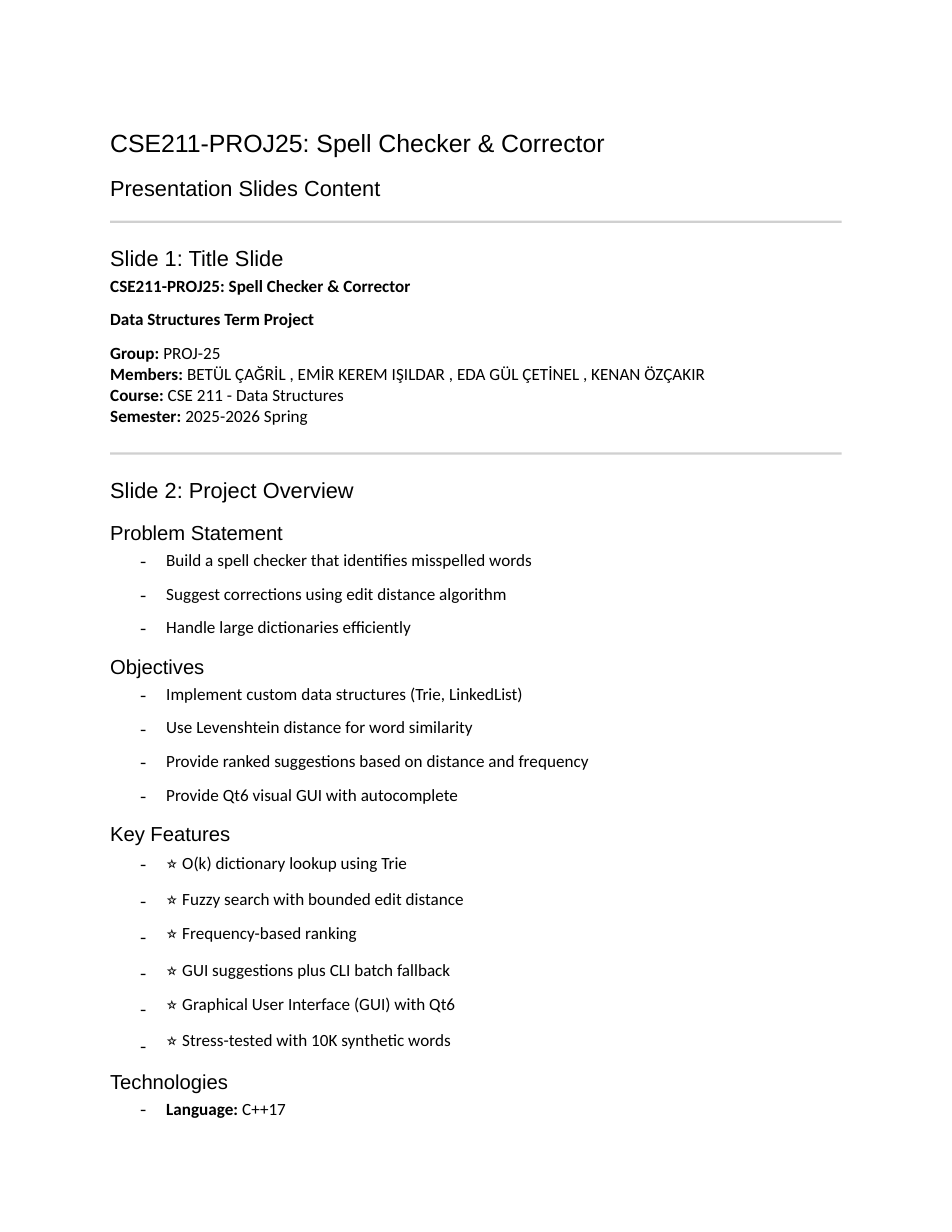
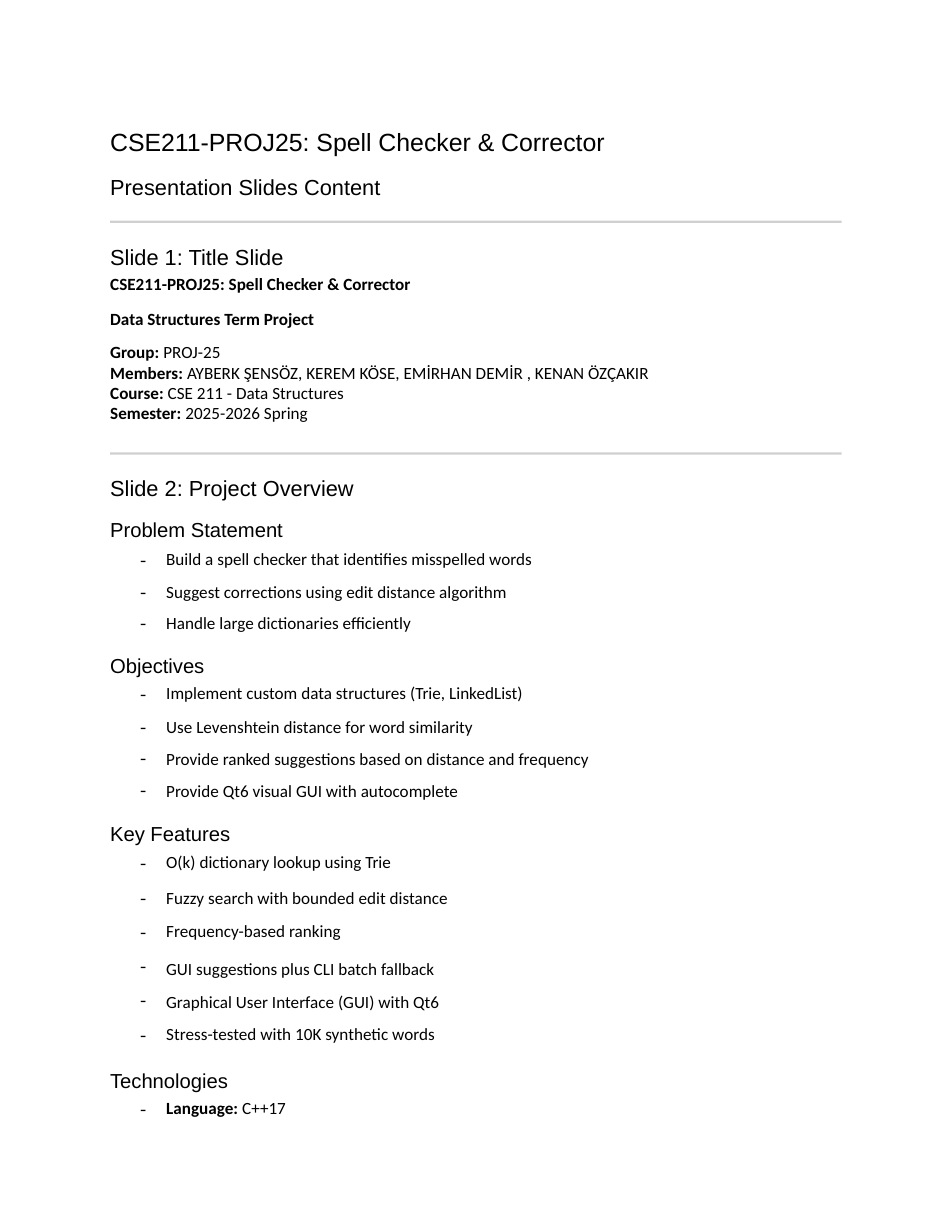
Before and after one commit to KenanOzcakir/Yeditepe-CSE-211-SpringTermProject, a slide deck: slide 1 of docs/presentation.pptx. Drawn at 952x1232 pixels with LibreOffice and Linux fonts; fonts in the diff are those of the drawing; grey boxes stand for pictures. Boxes give left, top, right and bottom in pixels: in the first picture for what was removed or moved away, otherwise in the second. Text is boxed around its words. In the diff, an @@ line names an element or a change of style, - is before the commit and + after.

```diff
--- a/docs/presentation.pptx
+++ b/docs/presentation.pptx
@@ text "Slide 1: Title Slide" at [110, 249, 410, 293]: line spacing 15.7pt to 15pt; line spacing 13.4pt to 13pt @@
@@ text at [110, 365, 648, 382]: text changed @@
-Members: BETÜL ÇAĞRİL , EMİR KEREM IŞILDAR , EDA GÜL ÇETİNEL , KENAN ÖZÇAKIR
+Members: AYBERK ŞENSÖZ, KEREM KÖSE, EMİRHAN DEMİR , KENAN ÖZÇAKIR
@@ text at [110, 387, 344, 422]: line spacing 13.4pt to 13pt @@
@@ text "Slide 2: Project Overview" at [110, 480, 354, 538]: line spacing 15.7pt to 15pt; line spacing 14.5pt to 14pt @@
@@ text "-" at [138, 551, 167, 635]: line spacing 12.5pt to 12pt; less space between paragraphs @@
@@ text "Build a spell checker that ..." at [166, 553, 532, 632]: line spacing 13.4pt to 13pt; less space between paragraphs @@
@@ text "-" at [138, 685, 167, 802]: line spacing 12.5pt to 12pt; less space between paragraphs @@
@@ text "Use Levenshtein distance for word ..." at [166, 721, 589, 800]: line spacing 13.4pt to 13pt; less space between paragraphs @@
@@ text "-" at [138, 855, 167, 1046]: line spacing 12.5pt to 12pt @@
@@ text at [166, 855, 391, 871]: text changed @@
-⭐ O(k) dictionary lookup using Trie
+O(k) dictionary lookup using Trie
@@ text at [166, 892, 448, 940]: text changed @@
-⭐ Fuzzy search with bounded edit distance
-⭐ Frequency-based ranking
+Fuzzy search with bounded edit distance
+Frequency-based ranking
@@ text at [166, 963, 439, 1043]: text changed @@
-⭐ GUI suggestions plus CLI batch fallback
-⭐ Graphical User Interface (GUI) with Qt6
-⭐ Stress-tested with 10K synthetic words
+GUI suggestions plus CLI batch fallback
+Graphical User Interface (GUI) with Qt6
+Stress-tested with 10K synthetic words
```
Also in this commit, not shown: 13 other slides changed.
